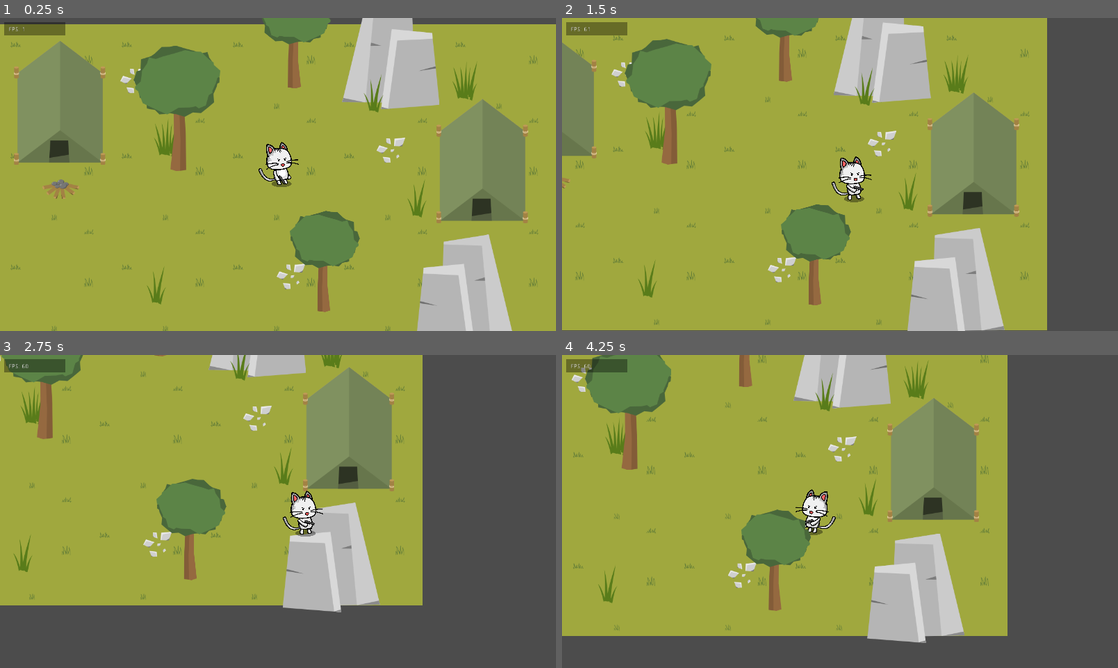
Above: before the commit, frames 1-4 (two rows, left to right).
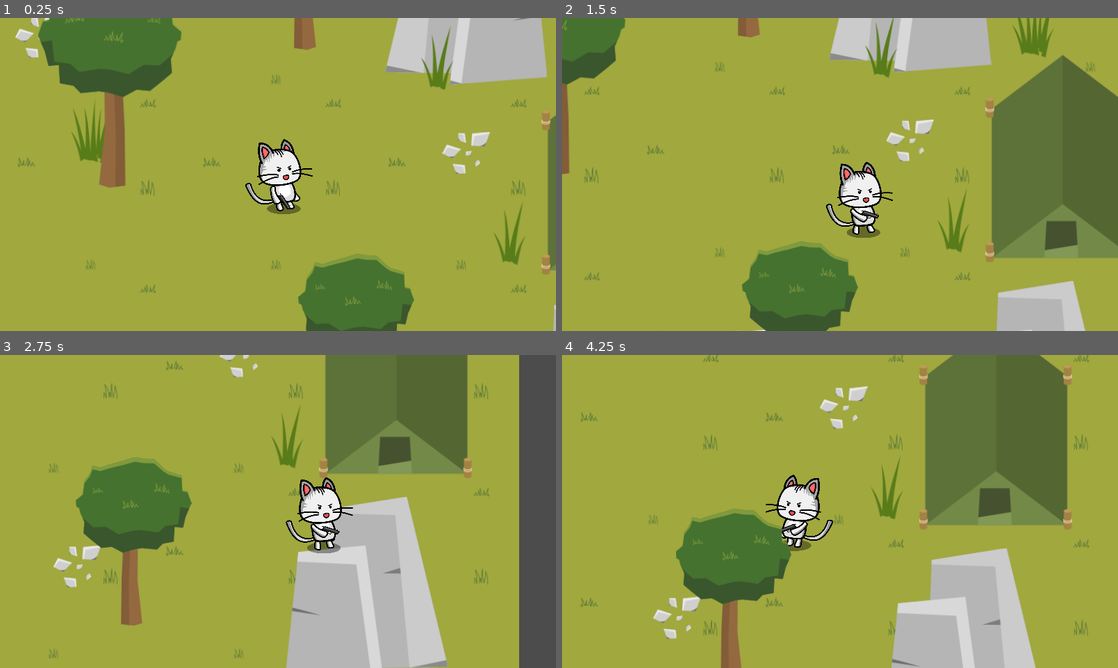
Above: after the commit, the same moments.

Repository: khairul169/wildjam-proj2
Game: Godot game, scene res://scenes/game.tscn
Two runs of this game, one before a commit and one after it. Both use one fixed random seed, a clock stepped at 60 frames per second and the inputs below.
Inputs (mouse positions are in pixels of both pictures, inside the frame that each line leads up to):
- Up to frame 1 (0.25 s): no input
- Up to frame 2 (1.5 s): move the mouse to (962, 158) at 0.52 s; hold D 0.53-1.28 s; click (962, 158) at 0.67 s; move the mouse to (728, 190) at 1.27 s; hold S from 1.28 s (still down)
- Up to frame 3 (2.75 s): move the mouse to (333, 442) at 2.02 s; release S at 2.03 s; hold D from 2.03 s (still down)
- Up to frame 4 (4.25 s): move the mouse to (812, 574) at 2.77 s; release D at 2.78 s; hold W 2.78-3.53 s; click (812, 574) at 2.92 s; move the mouse to (1006, 558) at 3.52 s; hold A from 3.53 s (still down)

The runs differ from the first frame. In frame 1, 41% of the frame differs, in the area x 0-100%, y 0-100%; in frame 2, 49%; in frame 3, 56%; in frame 4, 57%.

Commit message:
hehe

Diff:
--- a/scenes/game.tscn
+++ b/scenes/game.tscn
@@ -23,6 +23,7 @@
 layer = 2
 
 [node name="interface" type="Control" parent="ui_layer"]
+visible = false
 anchor_right = 1.0
 anchor_bottom = 1.0
 mouse_filter = 2
@@ -52,6 +53,7 @@
 region_rect = Rect2( 0, 0, 1280, 720 )
 
 [node name="props" type="Node2D" parent="world"]
+editor/display_folded = true
 
 [node name="campfire" type="Sprite" parent="world/props"]
 position = Vector2( 140, 380 )
@@ -70,6 +72,7 @@
 texture = ExtResource( 4 )
 
 [node name="vegetation" type="Node2D" parent="world"]
+editor/display_folded = true
 
 [node name="rocks01" type="Sprite" parent="world/vegetation"]
 position = Vector2( 900, 70 )
--- a/scenes/player/player.tscn
+++ b/scenes/player/player.tscn
@@ -21,6 +21,7 @@
 
 [node name="camera" type="Camera2D" parent="."]
 current = true
+zoom = Vector2( 0.6, 0.6 )
 limit_left = 0
 limit_top = 0
 limit_right = 1920
--- a/sprites/src/level_sprites.svg
+++ b/sprites/src/level_sprites.svg
@@ -27,9 +27,9 @@
      showgrid="false"
      inkscape:current-layer="layer1"
      inkscape:document-units="mm"
-     inkscape:cy="735.93275"
-     inkscape:cx="280.784"
-     inkscape:zoom="2.8527577"
+     inkscape:cy="754.89772"
+     inkscape:cx="145.3187"
+     inkscape:zoom="2.0172043"
      inkscape:pageshadow="2"
      inkscape:pageopacity="0.0"
      borderopacity="1.0"
@@ -198,10 +198,7 @@
          id="path4663" />
     </g>
     <g
-       inkscape:export-ydpi="203.2"
-       inkscape:export-xdpi="203.2"
-       inkscape:export-filename="D:\Projects\GodotProjects\wildjam-proj2\sprites\level\tiles\grass.png"
-       id="g4733">
+       id="g19090">
       <rect
          style="opacity:1;fill:#a0a83e;fill-opacity:1;stroke:none;stroke-width:0.95585477;stroke-linecap:butt;stroke-linejoin:round;stroke-miterlimit:4;stroke-dasharray:none;stroke-opacity:1;paint-order:stroke fill markers"
          id="rect5299"
@@ -948,9 +945,9 @@
          inkscape:connector-curvature="0"
          id="path5684"
          d="m 36.640411,112.94507 h 24.552817 l 5e-6,-25.698867 H 36.640411 Z"
-         style="fill:#67764c;fill-opacity:1;stroke:none;stroke-width:0.14930691px;stroke-linecap:butt;stroke-linejoin:miter;stroke-opacity:1" />
-      <path
-         style="opacity:1;fill:#809160;fill-opacity:1;stroke:none;stroke-width:0.05967965;stroke-linecap:butt;stroke-linejoin:bevel;stroke-miterlimit:4;stroke-dasharray:none;stroke-opacity:1;paint-order:stroke fill markers"
+         style="fill:#738948;fill-opacity:1;stroke:none;stroke-width:0.14930691px;stroke-linecap:butt;stroke-linejoin:miter;stroke-opacity:1" />
+      <path
+         style="opacity:1;fill:#5d7239;fill-opacity:1;stroke:none;stroke-width:0.05967965;stroke-linecap:butt;stroke-linejoin:bevel;stroke-miterlimit:4;stroke-dasharray:none;stroke-opacity:1;paint-order:stroke fill markers"
          d="m 48.916822,77.970803 -12.27641,9.2754 v 25.698867 l 12.27641,-9.2754 12.276411,9.2754 V 87.246203 Z"
          id="path5686"
          inkscape:connector-curvature="0" />
@@ -1138,7 +1135,7 @@
       <path
          id="path5754"
          d="m 46.112793,106.58961 -0.374949,6.35546 h 5.870377 l -0.37495,-6.35546 z"
-         style="opacity:1;fill:#545e41;fill-opacity:1;stroke:none;stroke-width:0.05405442;stroke-linecap:butt;stroke-linejoin:bevel;stroke-miterlimit:4;stroke-dasharray:none;stroke-opacity:1;paint-order:stroke fill markers"
+         style="opacity:1;fill:#819856;fill-opacity:1;stroke:none;stroke-width:0.05405442;stroke-linecap:butt;stroke-linejoin:bevel;stroke-miterlimit:4;stroke-dasharray:none;stroke-opacity:1;paint-order:stroke fill markers"
          inkscape:connector-curvature="0" />
       <path
          inkscape:connector-curvature="0"
@@ -1147,35 +1144,65 @@
          style="opacity:1;fill:#000000;fill-opacity:0.45856353;stroke:none;stroke-width:0.05231587;stroke-linecap:butt;stroke-linejoin:bevel;stroke-miterlimit:4;stroke-dasharray:none;stroke-opacity:1;paint-order:stroke fill markers" />
     </g>
     <g
-       id="g19048"
+       id="g19314"
        inkscape:export-filename="D:\Projects\GodotProjects\wildjam-proj2\sprites\level\props\tree.png"
        inkscape:export-xdpi="203.2"
        inkscape:export-ydpi="203.2">
       <g
-         id="g19041">
-        <path
-           inkscape:connector-curvature="0"
-           style="opacity:1;fill:#956940;fill-opacity:1;stroke:none;stroke-width:0.04993298;stroke-linecap:butt;stroke-linejoin:bevel;stroke-miterlimit:4;stroke-dasharray:none;stroke-opacity:1;paint-order:stroke fill markers"
-           d="m 81.531972,92.261551 0.114646,13.486999 -0.998312,9.22066 c 0.640996,0.19982 1.254609,0.39084 1.800924,0.56017 l 2.744856,-0.35608 -0.112078,-9.69369 -0.668557,-13.218059 z"
-           id="rect5843"
-           sodipodi:nodetypes="cccccccc" />
-        <path
-           style="fill:#000000;stroke:none;stroke-width:0.99999994px;stroke-linecap:butt;stroke-linejoin:miter;stroke-opacity:1;fill-opacity:0.12154696"
-           d="M 313.49414 348.70508 L 315.7832 402.95898 L 315.4082 436.1543 L 321.99414 435.30078 L 321.57031 398.66406 L 319.04297 348.70508 L 313.49414 348.70508 z "
-           transform="scale(0.26458333)"
-           id="path19034" />
-      </g>
-      <path
-         style="opacity:1;fill:#49673b;fill-opacity:1;stroke:none;stroke-width:0.17721678;stroke-linecap:butt;stroke-linejoin:bevel;stroke-miterlimit:4;stroke-dasharray:none;stroke-opacity:1;paint-order:stroke fill markers"
-         d="m 94.188588,90.382676 -0.281667,1.08913 -0.859438,1.885669 0.194211,2.385399 -1.721899,1.460762 -2.077024,1.648911 -2.300338,-0.207564 -2.340602,1.260778 -2.684566,-0.791585 -1.516753,-0.193166 -3.111691,0.307774 -1.25324,-1.261518 -2.347044,-0.430366 -0.195107,-3.146594 -1.782002,0.158406 -0.606997,-2.444062 -1.224662,-2.783216 0.859612,-2.520603 1.099074,-0.246083 0.146508,-3.165365 2.803815,-0.849059 1.060492,-0.71258 2.070449,-1.96814 2.274208,-0.06166 1.764855,-0.345506 2.667769,0.808887 3.009699,0.8171 1.778617,0.621555 1.702847,-0.407066 0.535746,1.614989 1.206314,1.708114 0.350962,2.772876 1.444493,1.290107 -0.09183,1.380666"
-         id="path5850"
-         inkscape:connector-curvature="0"
-         sodipodi:nodetypes="cccccccccccccccccccccccccccccccccc" />
-      <path
-         inkscape:connector-curvature="0"
-         id="path18974"
-         d="m 84.87078,80.762818 -3.025889,0.918041 -3.413261,0.925949 -2.017921,0.705578 -1.93095,-0.461492 -0.607744,1.831143 -1.367678,1.937873 -0.398249,3.144472 -1.638444,1.463529 0.0494,0.743131 0.85974,0.618619 1.292569,3.40733 3.77396,1.808417 3.261077,1.434876 3.250209,-1.922062 3.268986,-0.08301 1.740228,-0.351802 0.854796,0.592921 2.022859,-0.823172 0.833055,-2.939915 1.098886,-0.718425 -0.04446,-0.547464 1.070225,-2.346987 0.35081,-1.355819 0.715458,-0.402201 0.113662,-1.718489 -1.797546,-1.605831 -0.09192,-0.725344 -0.08993,-0.02767 -1.202644,-0.807363 -2.347976,-2.232354 -2.579219,-0.07017 z"
-         style="opacity:1;fill:#5c8447;fill-opacity:1;stroke:none;stroke-width:0.20099963;stroke-linecap:butt;stroke-linejoin:bevel;stroke-miterlimit:4;stroke-dasharray:none;stroke-opacity:1;paint-order:stroke fill markers" />
+         transform="translate(-4.8172206,-0.34961284)"
+         id="g19075">
+        <g
+           id="g19041">
+          <path
+             sodipodi:nodetypes="cccccccc"
+             id="rect5843"
+             d="m 81.531972,92.261551 0.114646,13.486999 -0.998312,9.22066 c 0.640996,0.19982 1.254609,0.39084 1.800924,0.56017 l 2.744856,-0.35608 -0.112078,-9.69369 -0.668557,-13.218059 z"
+             style="opacity:1;fill:#956940;fill-opacity:1;stroke:none;stroke-width:0.04993298;stroke-linecap:butt;stroke-linejoin:bevel;stroke-miterlimit:4;stroke-dasharray:none;stroke-opacity:1;paint-order:stroke fill markers"
+             inkscape:connector-curvature="0" />
+          <path
+             inkscape:connector-curvature="0"
+             id="path19034"
+             transform="scale(0.26458333)"
+             d="m 313.49414,348.70508 2.28906,54.2539 -0.375,33.19532 6.58594,-0.85352 -0.42383,-36.63672 -2.52734,-49.95898 z"
+             style="fill:#000000;fill-opacity:0.12154697;stroke:none;stroke-width:0.99999994px;stroke-linecap:butt;stroke-linejoin:miter;stroke-opacity:1" />
+        </g>
+        <path
+           sodipodi:nodetypes="cccccccccccccccccccccccccccccccccc"
+           inkscape:connector-curvature="0"
+           id="path5850"
+           d="m 94.188588,90.382676 -0.281667,1.08913 -0.859438,1.885669 0.194211,2.385399 -1.721899,1.460762 -2.077024,1.648911 -2.300338,-0.207564 -2.340602,1.260778 -2.684566,-0.791585 -1.516753,-0.193166 -3.111691,0.307774 -1.25324,-1.261518 -2.347044,-0.430366 -0.195107,-3.146594 -1.782002,0.158406 -0.606997,-2.444062 -1.224662,-2.783216 0.859612,-2.520603 1.099074,-0.246083 0.146508,-3.165365 2.803815,-0.849059 1.060492,-0.71258 2.070449,-1.96814 2.274208,-0.06166 1.764855,-0.345506 2.667769,0.808887 3.009699,0.8171 1.778617,0.621555 1.702847,-0.407066 0.535746,1.614989 1.206314,1.708114 0.350962,2.772876 1.444493,1.290107 -0.09183,1.380666"
+           style="opacity:1;fill:#45722f;fill-opacity:1;stroke:none;stroke-width:0.17721678;stroke-linecap:butt;stroke-linejoin:bevel;stroke-miterlimit:4;stroke-dasharray:none;stroke-opacity:1;paint-order:stroke fill markers" />
+        <path
+           inkscape:connector-curvature="0"
+           style="opacity:1;fill:#809a3d;fill-opacity:1;stroke:none;stroke-width:0.66979569;stroke-linecap:butt;stroke-linejoin:bevel;stroke-miterlimit:4;stroke-dasharray:none;stroke-opacity:1;paint-order:stroke fill markers"
+           d="m 310.52148,300.29297 -6.66992,1.30469 -8.5957,0.23437 -7.82617,7.4375 -4.00781,2.69336 -10.59766,3.20899 -0.55274,11.96484 -4.15429,0.92969 -2.15821,6.33398 2.15821,-5.64453 4.15429,-0.82813 0.55274,-10.66015 10.59766,-2.85938 4.00781,-2.39843 7.82617,-6.62891 8.5957,-0.20703 6.66992,-1.16406 10.08204,2.72461 11.37695,2.75195 6.7207,2.09375 6.4375,-1.3711 2.02344,5.4375 4.56055,5.75196 1.32617,9.33789 4.5957,3.65625 -4.5957,-4.10352 -1.32617,-10.48047 -4.56055,-6.45507 -2.02344,-6.10547 -6.4375,1.53906 -6.7207,-2.34961 -11.37695,-3.08789 z m 47.98047,34.86523 -0.10351,1.37305 h 0.0176 l 0.0918,-1.36719 z"
+           transform="scale(0.26458333)"
+           id="path19055" />
+        <path
+           inkscape:connector-curvature="0"
+           style="opacity:1;fill:#3a562d;fill-opacity:1;stroke:none;stroke-width:0.66979569;stroke-linecap:butt;stroke-linejoin:bevel;stroke-miterlimit:4;stroke-dasharray:none;stroke-opacity:1;paint-order:stroke fill markers"
+           d="m 264.91797,337.44922 -0.0488,0.14453 0.29102,0.66016 z m 9.12695,3.29492 -7.3457,1.01172 2.79687,6.35547 2.29493,9.23828 6.73437,-0.59961 0.73828,11.89258 8.8711,1.62695 4.73632,4.76758 11.76172,-1.16211 5.73242,0.73047 10.14649,2.99023 8.8457,-4.76367 8.69336,0.7832 7.85156,-6.23046 6.50782,-5.52149 -0.73438,-9.01562 1.6836,-3.69336 -0.19727,0.18359 -8.79688,7.70508 -10.17578,-0.42383 -10.04101,6.05078 -11.99414,-2.91406 -6.72071,-0.52734 -13.64062,2.01757 -5.78906,-5.28906 -10.42774,-1.39648 z"
+           transform="scale(0.26458333)"
+           id="path19066" />
+      </g>
+      <path
+         sodipodi:nodetypes="ccccccccccccccccccc"
+         inkscape:connector-curvature="0"
+         id="path19077"
+         d="m 73.079659,86.564499 c -0.0085,-0.19323 0.05521,-0.333602 0.105351,-0.483902 -0.137572,0.06079 -0.247283,0.153335 -0.307514,0.302313 -0.111975,-0.537203 -0.05234,-1.089102 -0.05908,-1.635315 -0.131987,0.522477 -0.352874,0.994634 -0.311606,1.615177 l -0.178961,-0.281903 c -0.110605,0.04125 -0.06857,0.205867 -0.08558,0.322757 -0.0072,-0.35863 -0.138176,-0.692064 -0.330559,-1.012999 0.05966,0.349283 0.207168,0.705014 0.04421,1.037876 -0.525049,-0.318169 -0.636487,-0.875422 -0.886048,-1.352834 -0.01474,0.53268 0.119758,1.047738 0.355588,1.550832 l -0.229811,-0.235357 -0.05654,0.260233 c -0.0086,-0.372049 -0.1168,-0.705292 -0.346538,-0.991184 0.04802,0.362 0.04022,0.720331 -0.14475,1.067056 -0.109502,-0.228096 -0.182846,-0.47756 -0.461152,-0.605904 0.103186,0.206297 0.08206,0.403542 0.01487,0.597439 l -0.178815,-0.03042 -0.0275,0.197709"
+         style="fill:none;stroke:#809a3d;stroke-width:0.11445935;stroke-linecap:butt;stroke-linejoin:miter;stroke-miterlimit:4;stroke-dasharray:none;stroke-opacity:1" />
+      <path
+         style="fill:none;stroke:#809a3d;stroke-width:0.11445935;stroke-linecap:butt;stroke-linejoin:miter;stroke-miterlimit:4;stroke-dasharray:none;stroke-opacity:1"
+         d="m 79.738806,90.24443 c 0.03879,-0.189489 0.134744,-0.310134 0.219958,-0.443711 -0.148231,0.02548 -0.277167,0.08854 -0.371846,0.218379 0.02214,-0.548303 0.214305,-1.069092 0.340708,-1.60052 -0.255181,0.474642 -0.584342,0.878841 -0.695346,1.490768 l -0.104968,-0.316983 c -0.117319,0.01309 -0.116613,0.182988 -0.161561,0.292223 0.0803,-0.349598 0.03442,-0.704883 -0.07407,-1.062991 -0.02714,0.3533 0.02935,0.734236 -0.209722,1.017427 -0.431823,-0.436391 -0.404284,-1.004009 -0.530145,-1.527805 -0.143943,0.513075 -0.138847,1.04538 -0.03255,1.590743 l -0.165618,-0.284212 -0.118177,0.238647 c 0.08221,-0.362955 0.05837,-0.712511 -0.09488,-1.045721 -0.04153,0.362802 -0.136307,0.708459 -0.400103,0.999739 -0.05069,-0.247888 -0.06112,-0.507701 -0.299817,-0.699921 0.04987,0.225207 -0.01862,0.411379 -0.130985,0.583093 l -0.166034,-0.07303 -0.07479,0.185071"
+         id="path19092"
+         inkscape:connector-curvature="0"
+         sodipodi:nodetypes="ccccccccccccccccccc" />
+      <path
+         sodipodi:nodetypes="ccccccccccccccccccc"
+         inkscape:connector-curvature="0"
+         id="path19094"
+         d="m 86.260686,86.936364 c 0.02591,-0.126547 0.08999,-0.207119 0.146896,-0.296326 -0.09899,0.01702 -0.185102,0.05913 -0.248332,0.145841 0.01479,-0.366177 0.143121,-0.713979 0.227537,-1.068886 -0.170419,0.316983 -0.390245,0.586922 -0.464378,0.99559 l -0.0701,-0.211693 c -0.07835,0.0087 -0.07788,0.122206 -0.107897,0.195157 0.05363,-0.233474 0.02299,-0.470747 -0.04947,-0.709905 -0.01812,0.235947 0.0196,0.49035 -0.14006,0.679476 -0.288388,-0.291438 -0.269996,-0.670515 -0.354051,-1.020325 -0.09613,0.342651 -0.09273,0.698144 -0.02174,1.062357 l -0.110606,-0.189807 -0.07892,0.159377 c 0.0549,-0.242395 0.03898,-0.475841 -0.06336,-0.698371 -0.02774,0.242293 -0.09103,0.473135 -0.267204,0.667663 -0.03385,-0.165549 -0.04082,-0.339062 -0.200229,-0.467433 0.0333,0.150401 -0.01243,0.274734 -0.08748,0.389411 l -0.110884,-0.04877 -0.04995,0.123598"
+         style="fill:none;stroke:#809a3d;stroke-width:0.07644019;stroke-linecap:butt;stroke-linejoin:miter;stroke-miterlimit:4;stroke-dasharray:none;stroke-opacity:1" />
     </g>
   </g>
 </svg>
Binary file added: icon_animated.gif
Binary file changed: sprites/level/props/tent2.png
Binary file changed: sprites/level/props/tree.png
